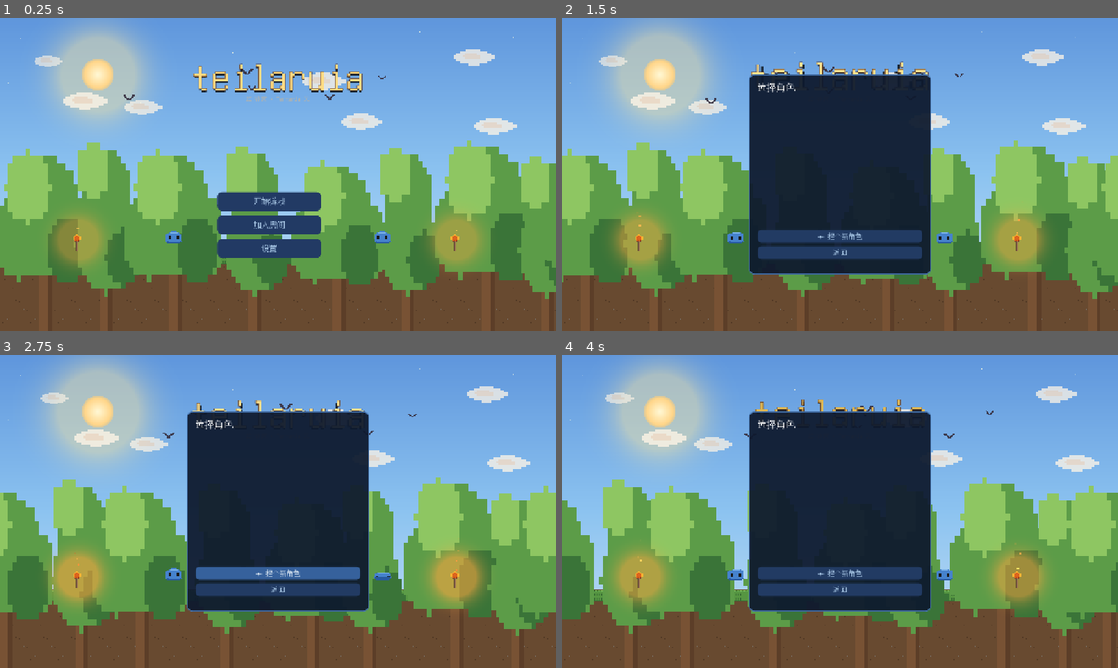
Above: before the commit, frames 1-4 (two rows, left to right).
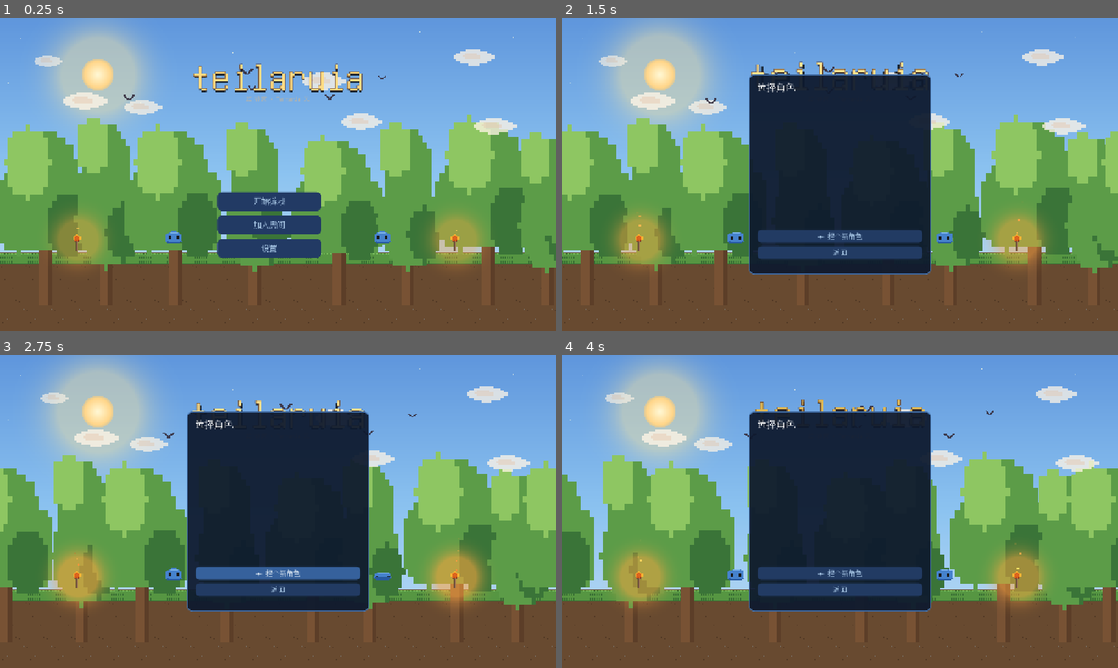
Above: after the commit, the same moments.

Repository: Nornttyy/tielaruia
Game: Godot game, scene res://scenes/main.tscn
The game is run twice, just before and just after one commit, with the same random seed, the same clock (stepped at 60 frames per second) and the same inputs.
Inputs (mouse positions are in pixels of both pictures, inside the frame that each line leads up to):
- Up to frame 1 (0.25 s): no input
- Up to frame 2 (1.5 s): click "开始游戏" at 0.5 s; tap Enter at 1.25 s; move the mouse to (962, 158) at 1.27 s; hold D (move_right) from 1.28 s (still down); tap E (interact) at 1.35 s; click (962, 158) at 1.42 s
- Up to frame 3 (2.75 s): tap Space (jump) at 1.52, 1.82 s; release D (move_right) at 2 s; drag from (166, 527) to (250, 574) at 2.02 s
- Up to frame 4 (4 s): move the mouse to (895, 442) at 2.77 s; hold D (move_right) 2.78-3.5 s; hold Right mouse button (secondary) 2.78-3.5 s; drag from (812, 574) to (673, 464) at 3.52 s

The runs differ from the first frame. In frame 1, 21% of the frame differs, in the area x 0-100%, y 30-98%; in frame 2, 16%; in frame 3, 16%; in frame 4, 15%.

Commit message:
tweak(menu): 一排树往上提 ground_ratio 1.0→0.92 (站高一点)
Co-Authored-By: Claude Opus 4.8 (1M context) <noreply@anthropic.com>

Diff:
--- a/scripts/ui/main_menu.gd
+++ b/scripts/ui/main_menu.gd
@@ -224,7 +224,7 @@
 	for i in TREE_ROW_COUNT:
 		var x: float = (float(i) + randf() * 0.5 + 0.25) / float(TREE_ROW_COUNT) * (VIEWPORT_SIZE.x + 200.0) - 100.0
 		_add_tree(_trees_front, t0 if i % 2 == 0 else t1, x,
-			randf_range(9.0, 11.0), randf_range(TREE_NEAR_SPEED.x, TREE_NEAR_SPEED.y), 1.0, 1.0)
+			randf_range(9.0, 11.0), randf_range(TREE_NEAR_SPEED.x, TREE_NEAR_SPEED.y), 1.0, 0.92)
 
 
 # 加一棵树. ground_ratio: 树底 y 比例 (远树略高=更远); alpha: 远树淡显雾感.
